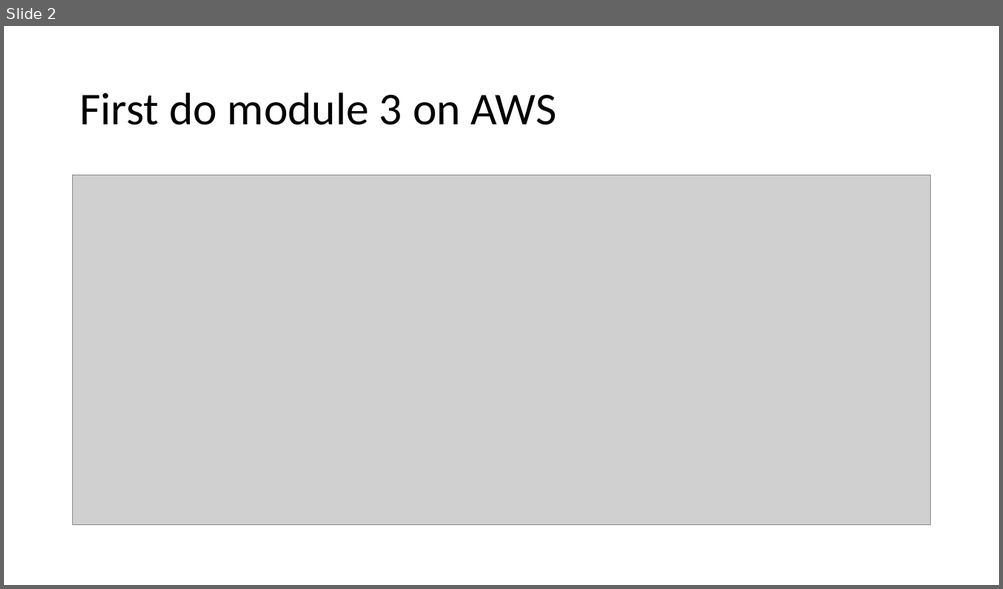
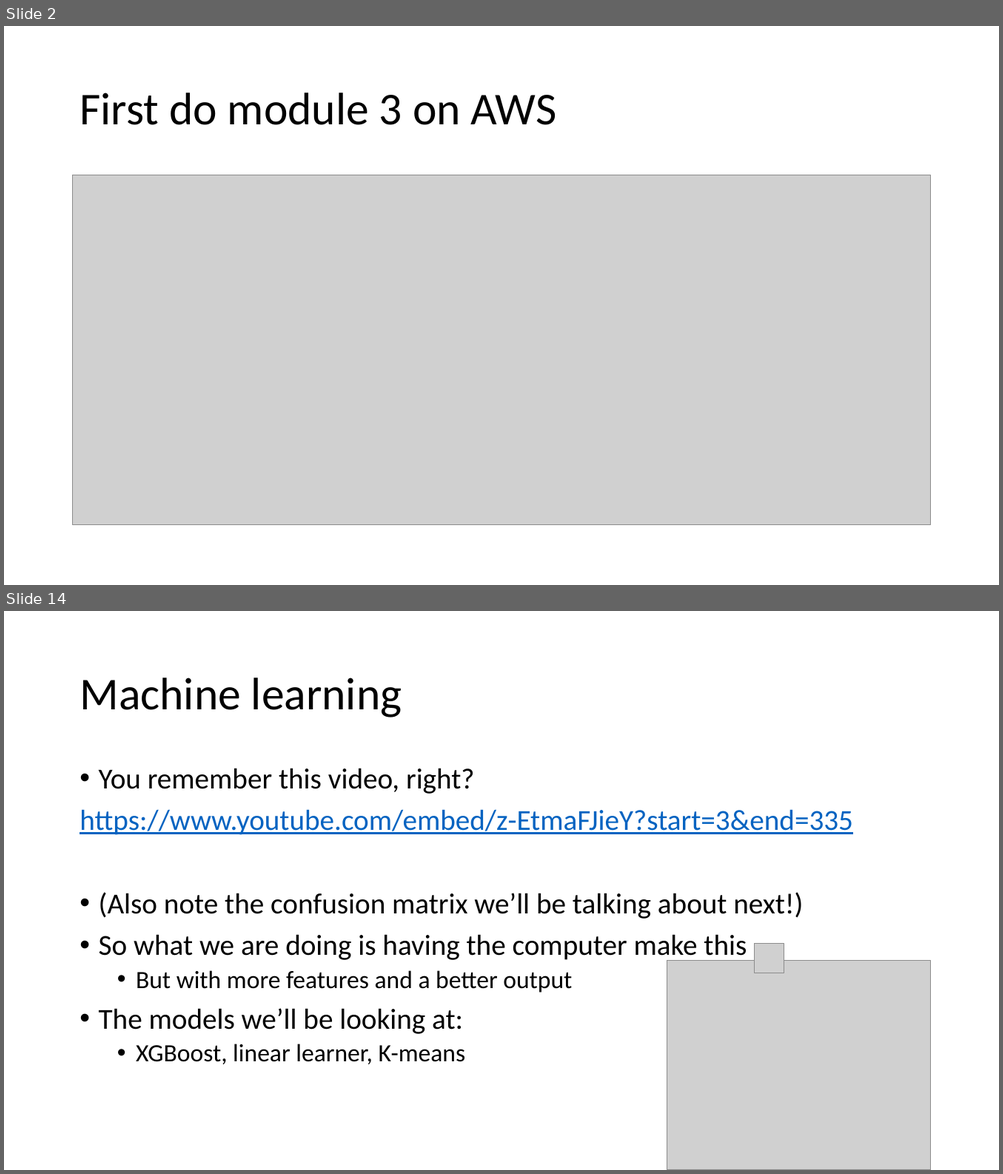
Before and after one commit to mjochen/CloudAI, a slide deck: PPT/3 - Implementing a pipeline.pptx. Shown one above the other, each under a label of ours: slide 2 before the commit, slides 2 and 14 after it; the slides between them are not shown. The pictures are 1003x589 and 1003x1174 pixels, drawn with LibreOffice and Linux fonts; fonts in the diff are those of the drawing; grey boxes stand for pictures. Boxes give left, top, right and bottom in pixels: in the first picture for what was removed or moved away, otherwise in the second. Text is boxed around its words. In the diff, an @@ line names an element or a change of style, - is before the commit and + after.

```diff
--- a/PPT/3 - Implementing a pipeline.pptx
+++ b/PPT/3 - Implementing a pipeline.pptx
@@ slide 14 added at <box>4,611,999,1170</box>, background #FFFFFF @@
@@ title added at <box>79,678,401,718</box>, 44 pt, text #000000 @@
+Machine learning
@@ text added at <box>79,768,853,1065</box>, 28 pt, text #000000 @@
+• You remember this video, right?
+https://www.youtube.com/embed/z-EtmaFJieY?start=3&end=335
+• (Also note the confusion matrix we’ll be talking about next!)
+• So what we are doing is having the computer make this
+  • But with more features and a better output
+• The models we’ll be looking at:
+  • XGBoost, linear learner, K-means
@@ picture added at <box>666,961,930,1170</box> @@
@@ picture added at <box>754,944,784,974</box> @@
```
Also in this commit, not shown: 2 slides changed, 12 other slides added, 1 slide removed, 24 other files.
